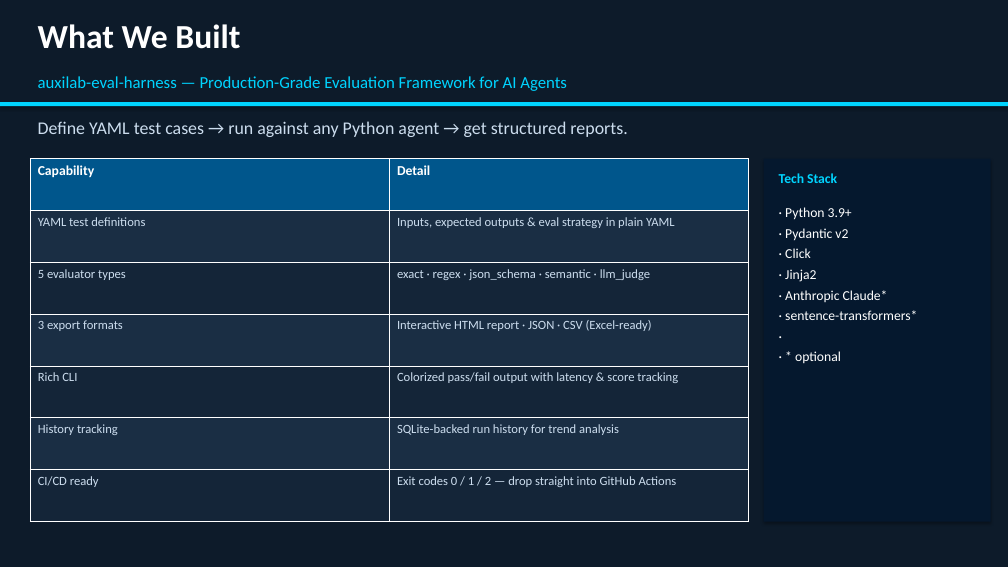
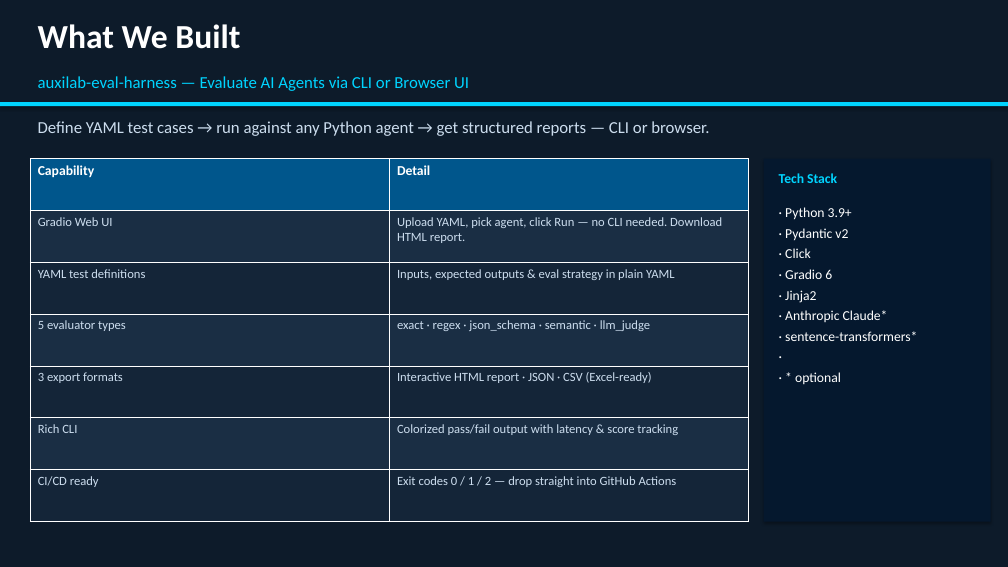
Before and after one commit to AuxiLabs-Auxiliobits/auxilab-eval-harness, a slide deck: slide 2 of docs/auxilab_eval_harness.pptx. Drawn at 1008x567 pixels with LibreOffice and Linux fonts; fonts in the diff are those of the drawing. Boxes give left, top, right and bottom in pixels: in the first picture for what was removed or moved away, otherwise in the second. Text is boxed around its words. In the diff, an @@ line names an element or a change of style, - is before the commit and + after.

```diff
--- a/docs/auxilab_eval_harness.pptx
+++ b/docs/auxilab_eval_harness.pptx
@@ text at (38,76,469,91): text changed @@
-auxilab-eval-harness — Production-Grade Evaluation Framework for AI Agents
+auxilab-eval-harness — Evaluate AI Agents via CLI or Browser UI
@@ text at (38,121,709,136): text changed; size 17 to 16 pt @@
-Define YAML test cases → run against any Python agent → get structured reports.
+Define YAML test cases → run against any Python agent → get structured reports — CLI or browser.
@@ table at (30,159,749,522) @@
+row 2: Gradio Web UI | Upload YAML, pick agent, click Run — no CLI needed. Download HTML report.
-row 6: History tracking | SQLite-backed run history for trend analysis
@@ text at (785,269,832,279): paragraph added @@
+· Gradio 6
```
Also in this commit, not shown: 2 other slides changed, 2 other files.
